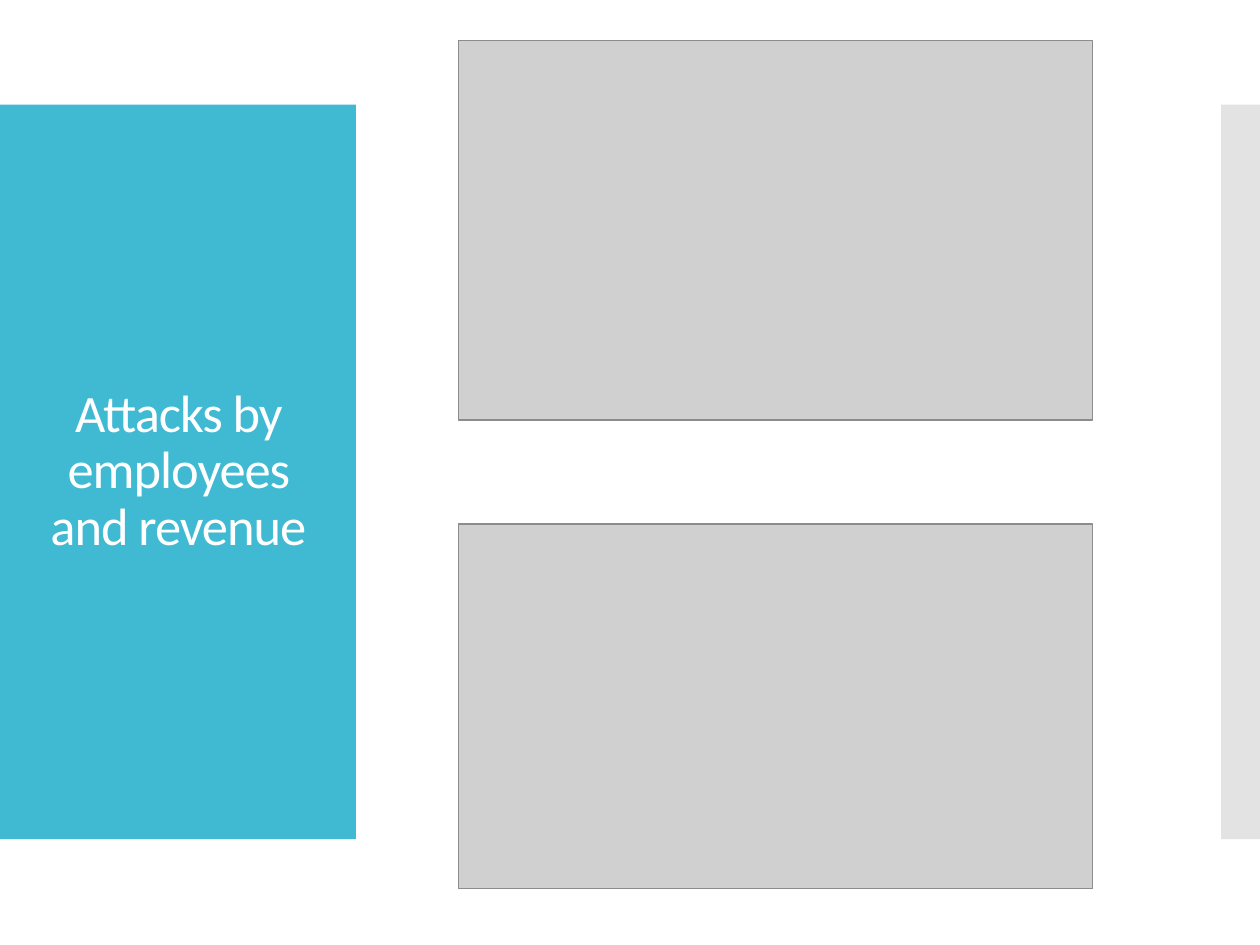
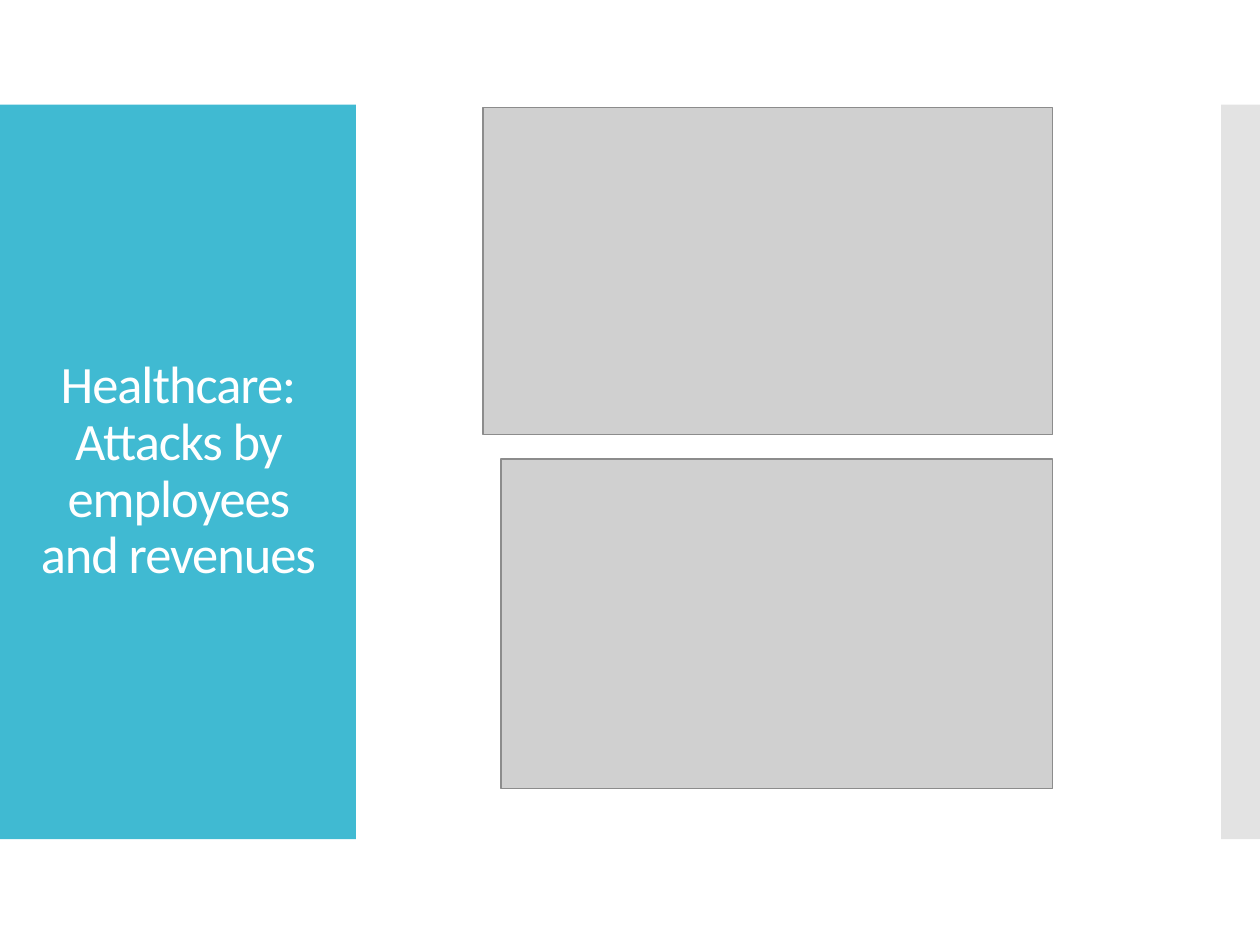
Before and after one commit to MelanieU/cyberattacks_in_healthcare, a slide deck: slide 11 of Analysis/hackmageddon_presentation.pptx. Drawn at 1260x945 pixels with LibreOffice and Linux fonts; fonts in the diff are those of the drawing; grey boxes stand for pictures. Boxes give left, top, right and bottom in pixels: in the first picture for what was removed or moved away, otherwise in the second. Text is boxed around its words. In the diff, an @@ line names an element or a change of style, - is before the commit and + after.

```diff
--- a/Analysis/hackmageddon_presentation.pptx
+++ b/Analysis/hackmageddon_presentation.pptx
@@ picture removed at (459,40,1092,420) @@
@@ picture: place and size @@
-picture at (459,524,1092,888)
+picture at (483,107,1052,435)
@@ title at (41,366,316,574): text changed @@
-Attacks by employees and revenue
+Healthcare:
+Attacks by employees and revenues
@@ picture added at (501,459,1053,789) @@
```
Also in this commit, not shown: 5 other slides changed, 5 slides added, 3 slides removed.
